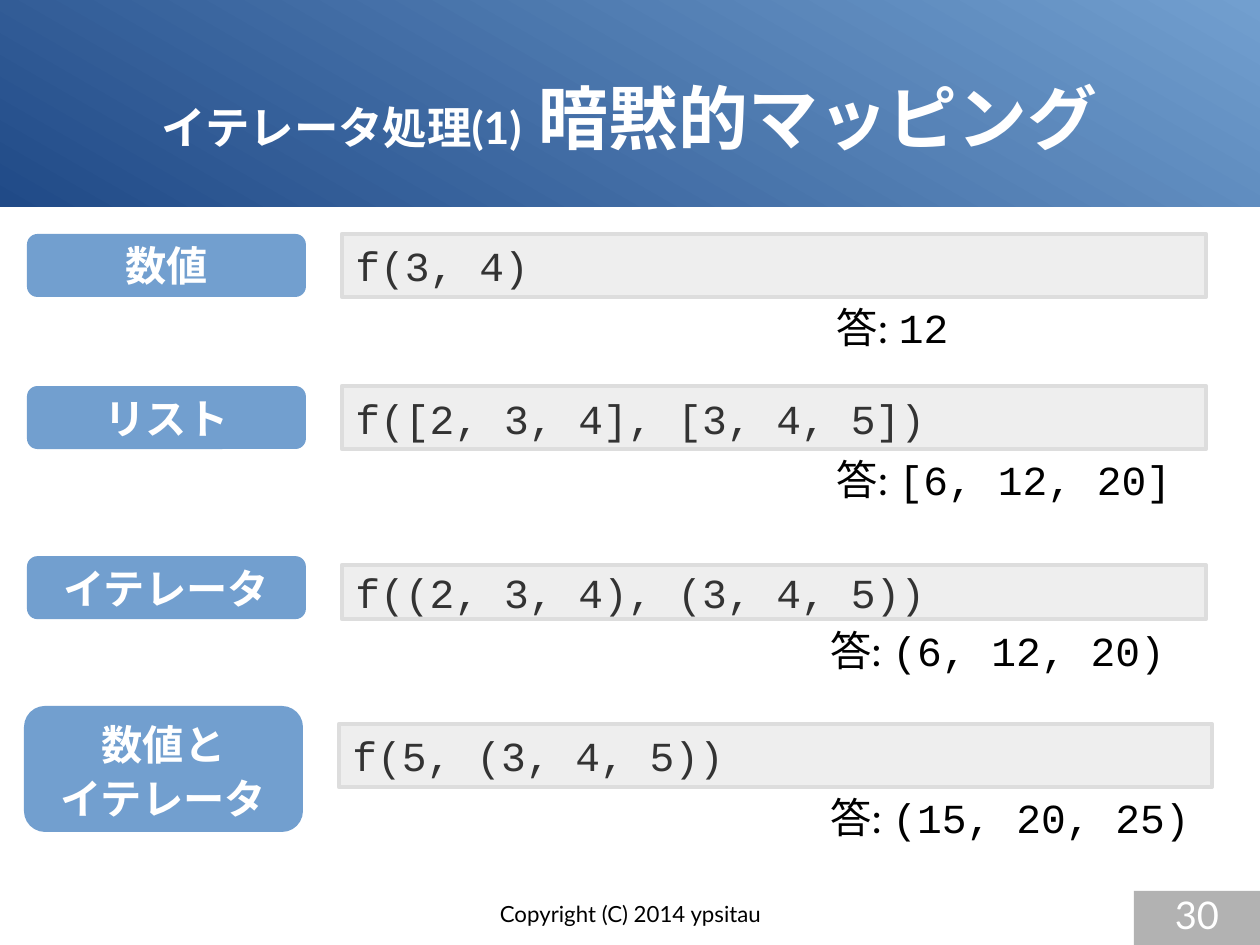
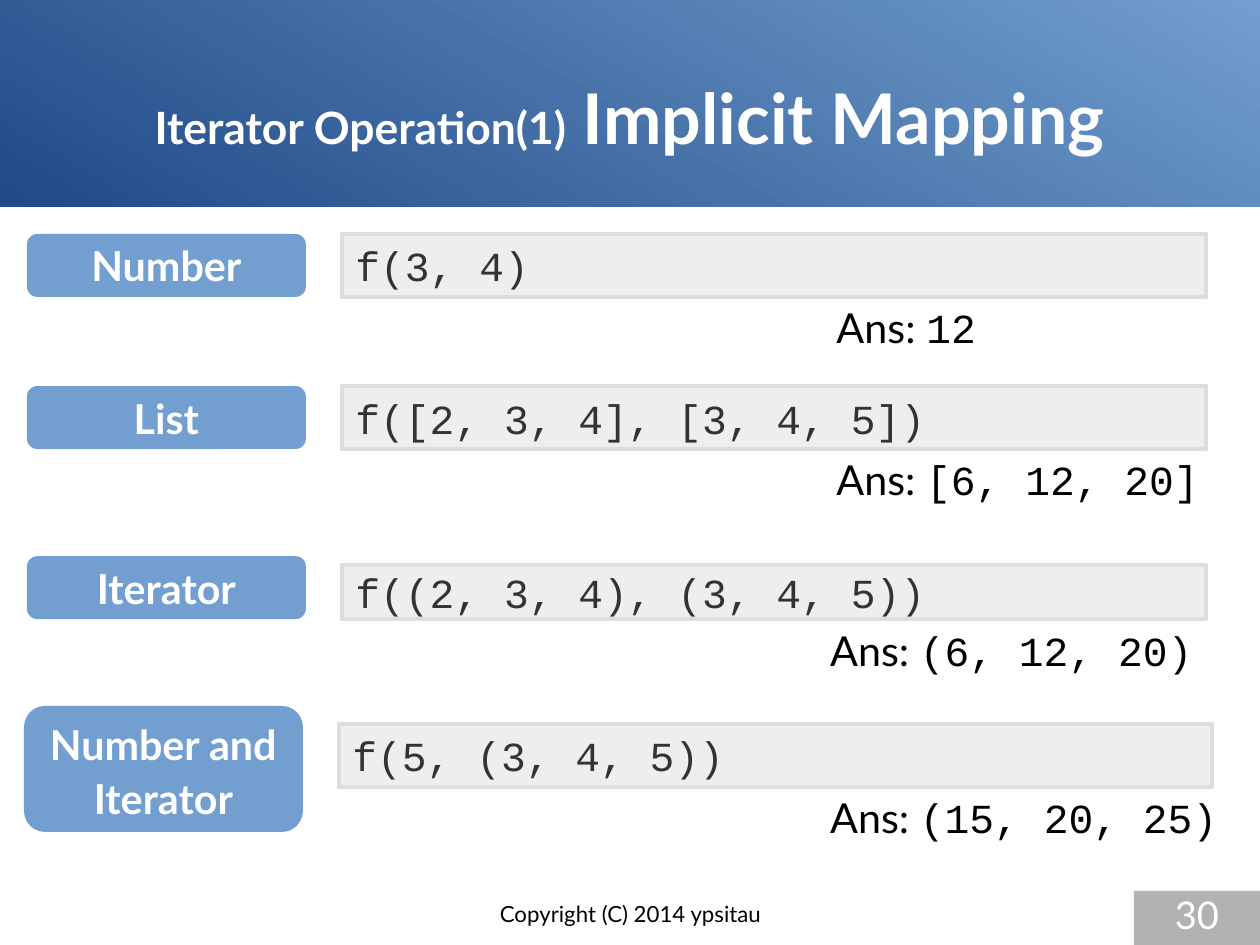
Before and after one commit to gura-lang/gura-doc, a slide deck: slide 30 of presentation/gura-introduction-e.odp. Drawn at 1260x945 pixels with LibreOffice and Linux fonts; fonts in the diff are those of the drawing. Boxes give left, top, right and bottom in pixels: in the first picture for what was removed or moved away, otherwise in the second. Text is boxed around its words. In the diff, an @@ line names an element or a change of style, - is before the commit and + after.

Commit message:
updated presentation

```diff
--- a/presentation/gura-introduction-e.odp
+++ b/presentation/gura-introduction-e.odp
@@ title at bbox=[155, 92, 1105, 157]: text changed @@
-イテレータ処理(1) 暗黙的マッピング
+Iterator Operation(1) Implicit Mapping
@@ text in rounded rectangle at bbox=[91, 250, 241, 282]: text changed @@
-数値
+Number
@@ text at bbox=[836, 313, 976, 344]: text changed @@
-答: 12
+Ans: 12
@@ text in rounded rectangle at bbox=[134, 403, 199, 435]: text changed @@
-リスト
+List
@@ text at bbox=[836, 465, 1198, 504]: text changed @@
-答: [6, 12, 20]
+Ans: [6, 12, 20]
@@ text in rounded rectangle at bbox=[97, 574, 236, 605]: text changed @@
-イテレータ
+Iterator
@@ text at bbox=[830, 636, 1192, 675]: text changed @@
-答: (6, 12, 20)
+Ans: (6, 12, 20)
@@ text in rounded rectangle at bbox=[50, 729, 277, 815]: text changed @@
-数値と
-イテレータ
+Number and
+Iterator
@@ text at bbox=[830, 803, 1217, 842]: text changed @@
-答: (15, 20, 25)
+Ans: (15, 20, 25)
```
Also in this commit, not shown: 26 other slides changed, 4 slides added, 4 slides removed.
